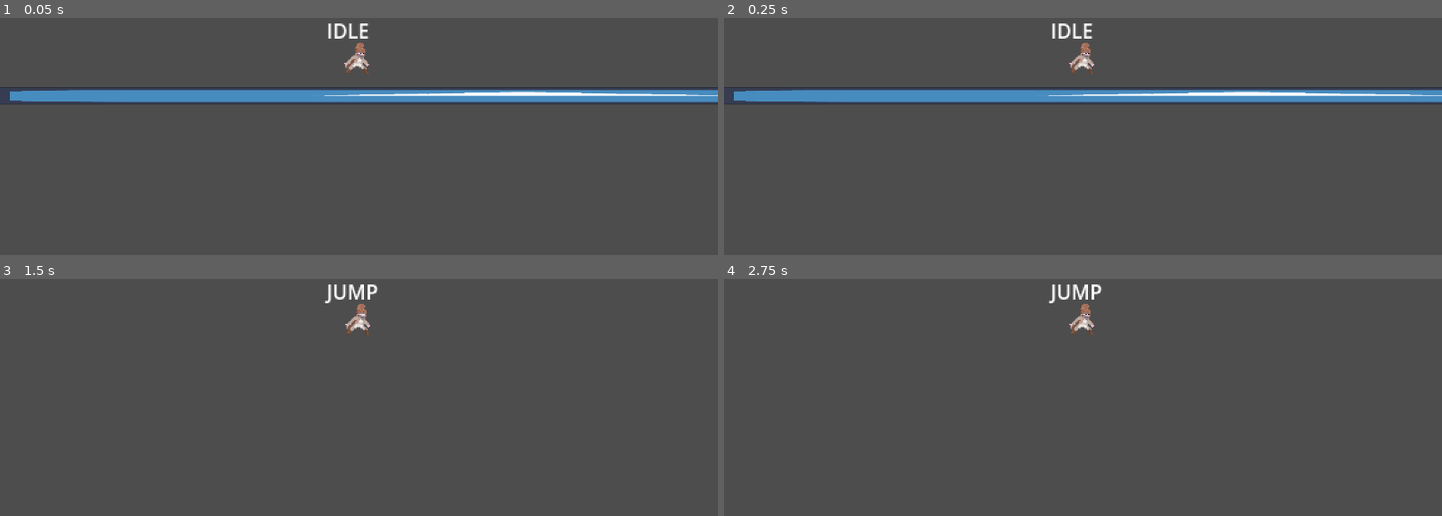
Above: before the commit, frames 1-4 (two rows, left to right).
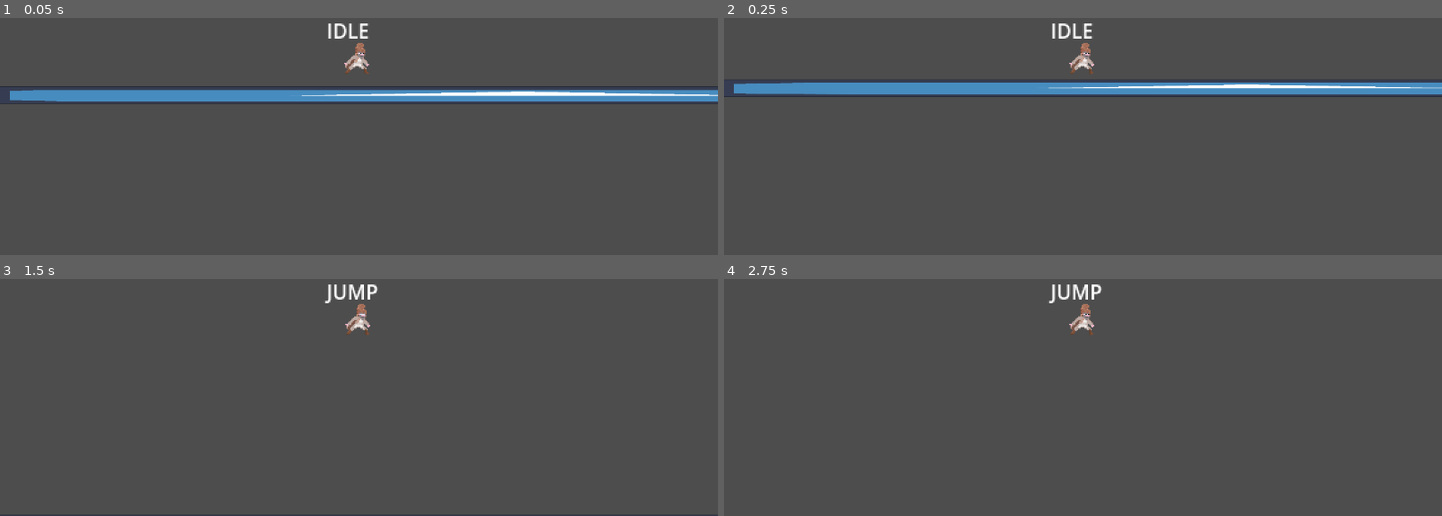
Above: after the commit, the same moments.

Repository: undeadskeleton/state_machine2
Game: Godot game, scene res://scenes/world.tscn
Two runs of this game, one before a commit and one after it. Both use one fixed random seed, a clock stepped at 60 frames per second and the inputs below. The project has no main scene, so this scene is started directly. The engine's default icon, where the game draws it, is replaced by a stand-in: a white triangle on a blue panel in a dark square.
Inputs:
- Up to frame 1 (0.05 s): no input
- Up to frame 2 (0.25 s): no input
- Up to frame 3 (1.5 s): hold Right (right) from 0.53 s (still down); tap Space (jump) at 0.77 s
- Up to frame 4 (2.75 s): tap Space (jump) at 1.52 s; release Right (right) at 2.03 s; hold A (left) from 2.03 s (still down)

The runs differ from the first frame. In frame 1, 1.0% of the frame differs, in the area x 0-100%, y 28-36%; in frame 2, 7.7%, in the area x 0-100%, y 26-37%; in frame 3, 0.4%; in frame 4, nothing differs.

Commit message:
cannot solve jump

Diff:
--- a/scripts/fall.gd
+++ b/scripts/fall.gd
@@ -14,3 +14,6 @@
 
 func physics_update(delta):
 	player.gravity(delta)
+
+func exit():
+	player.velocity.y = 0
--- a/scripts/jump.gd
+++ b/scripts/jump.gd
@@ -14,6 +14,5 @@
 	return null
 
 func physics_update(delta):
-	player.get_gravity()
 	if player.jump_input:
 		player.velocity.y =  -jump_velocity
--- a/scripts/player.gd
+++ b/scripts/player.gd
@@ -18,6 +18,7 @@
 func _process(delta: float) -> void:
 	movement_input()
 	move_and_slide()
+	gravity(delta)
 	print("velocity",velocity)
 
 
